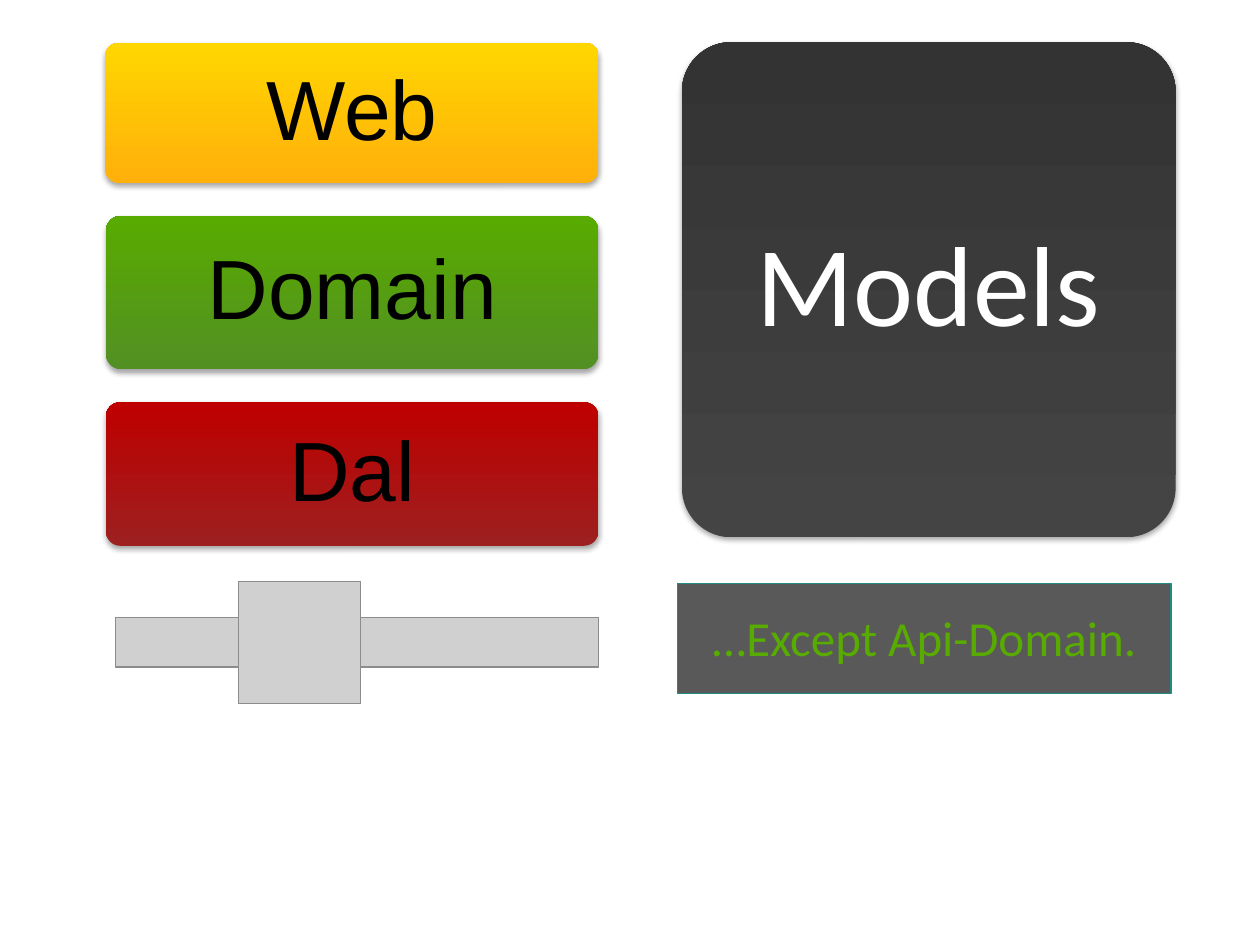
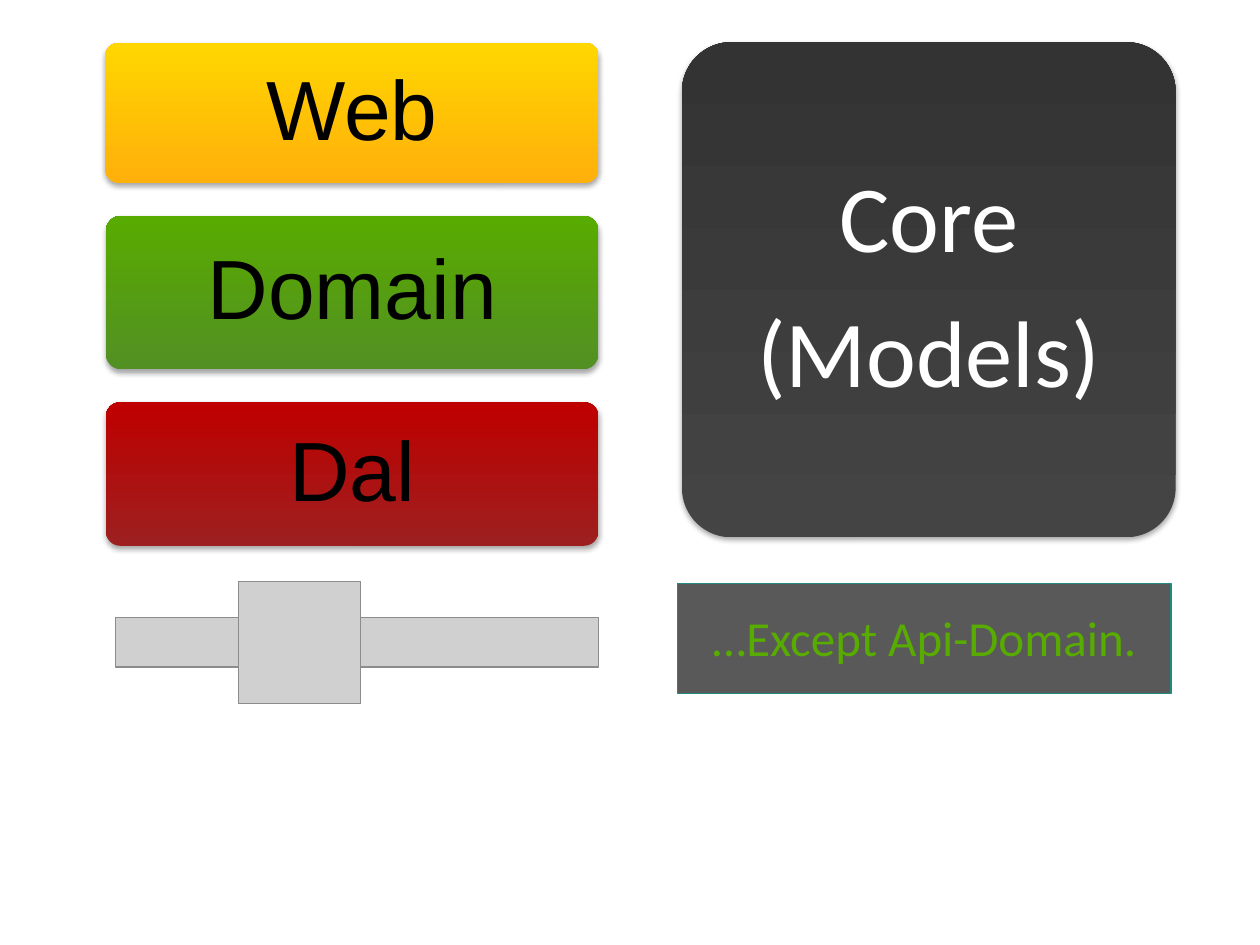
Before and after one commit to excellalabs/ExcellaLean, a slide deck: slide 31 of _presentations/Lean1and2-ShahedSahil.pptx (slide 27 before the commit). Drawn at 1260x945 pixels with LibreOffice and Linux fonts; fonts in the diff are those of the drawing; grey boxes stand for pictures; background and template pictures are left out. Boxes give left, top, right and bottom in pixels: in the first picture for what was removed or moved away, otherwise in the second. Text is boxed around its words. In the diff, an @@ line names an element or a change of style, - is before the commit and + after.

```diff
--- a/_presentations/Lean1and2-ShahedSahil.pptx
+++ b/_presentations/Lean1and2-ShahedSahil.pptx
@@ text at [757,190,1100,400]: text changed; size 65 to 54 pt @@
-Models
+Core
+(Models)
```
Also in this commit, not shown: 7 other slides changed, 10 slides added, 2 slides removed.
